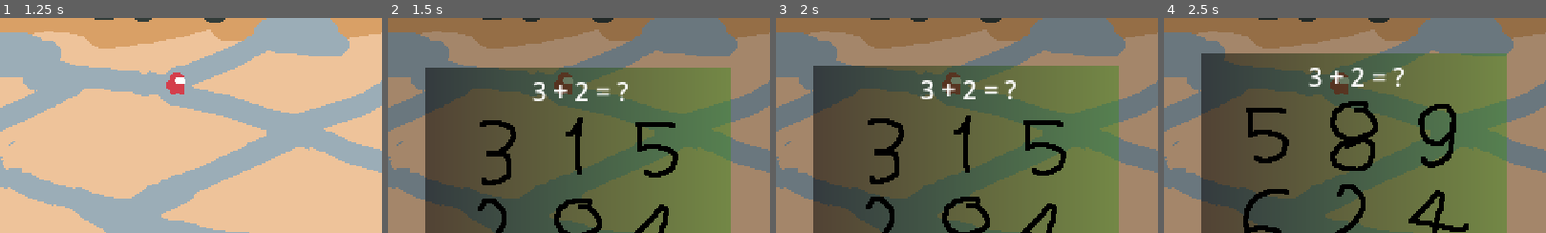
Above: before the commit, frames 1-4 (left to right).
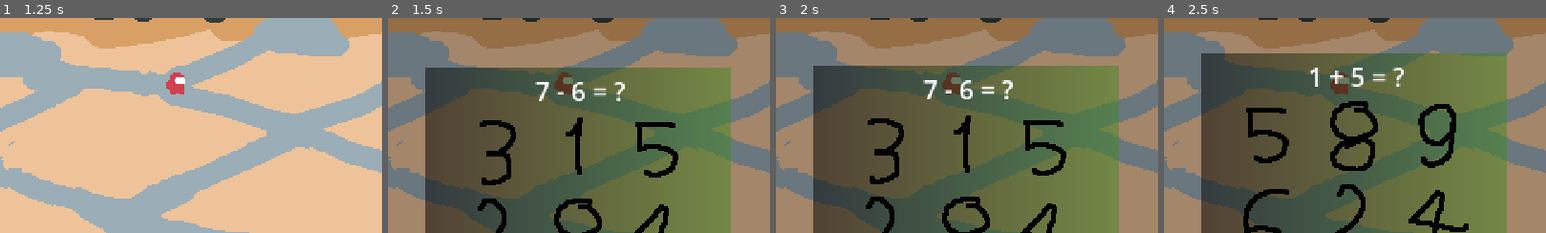
Above: after the commit, the same moments.

Repository: laxeminute/ollie-endless-date
Game: Godot game, scene res://src/interface/title_screen.tscn
Same seed, same stepped clock (60 frames per second), same inputs: the game is played once before the commit and once after it.
Inputs:
- Up to frame 1 (1.25 s): click "start" at 0.5 s
- Up to frame 2 (1.5 s): click "RANDOM MINIGAME" at 1.25 s
- Up to frame 3 (2 s): no input
- Up to frame 4 (2.5 s): click "RANDOM MINIGAME" at 2 s
The pictures show only the part of the screen within x 25-75%, y 3-53%; the shares and areas given below are measured in that part.

Frame 1 is identical in both runs. In frame 2, 0.8% of the frame differs, in the area x 37-63%, y 29-39%; in frame 3, 0.8%, in the area x 37-63%, y 28-38%; in frame 4, 0.4%.

Commit message:
Math question generation

Diff:
--- a/src/level/activity/ring_toss/ring_toss_activity.gd
+++ b/src/level/activity/ring_toss/ring_toss_activity.gd
@@ -5,6 +5,9 @@
 const NUM_NUMBERS = 9
 
 var ring_numbers: Array[RingNumber]
+var correct_answer: int
+
+@onready var question_label: Label = $Question
 
 
 func _ready() -> void:
@@ -15,8 +18,20 @@
 
 
 func _reset() -> void:
-	var randoms: Array = range(NUM_NUMBERS)
+	# 1-indexed numbers
+	var randoms: Array = range(1, NUM_NUMBERS + 1)
+
+	# scramble positions
 	randoms.shuffle()
 	for i in randoms.size():
-		## number is 1-indexed
-		ring_numbers[i].number = randoms[i] + 1
+		ring_numbers[i].number = randoms[i]
+
+	# generate question
+	# "auxillary + difference = correct_answer"
+	randoms.shuffle()
+	correct_answer = randoms[0]
+	var auxillary: int = randoms[1]
+	var difference: int = correct_answer - auxillary
+	question_label.text = (
+		"%s %s %s = ?" % [auxillary, "+" if difference > 0 else "-", abs(difference)]
+	)
